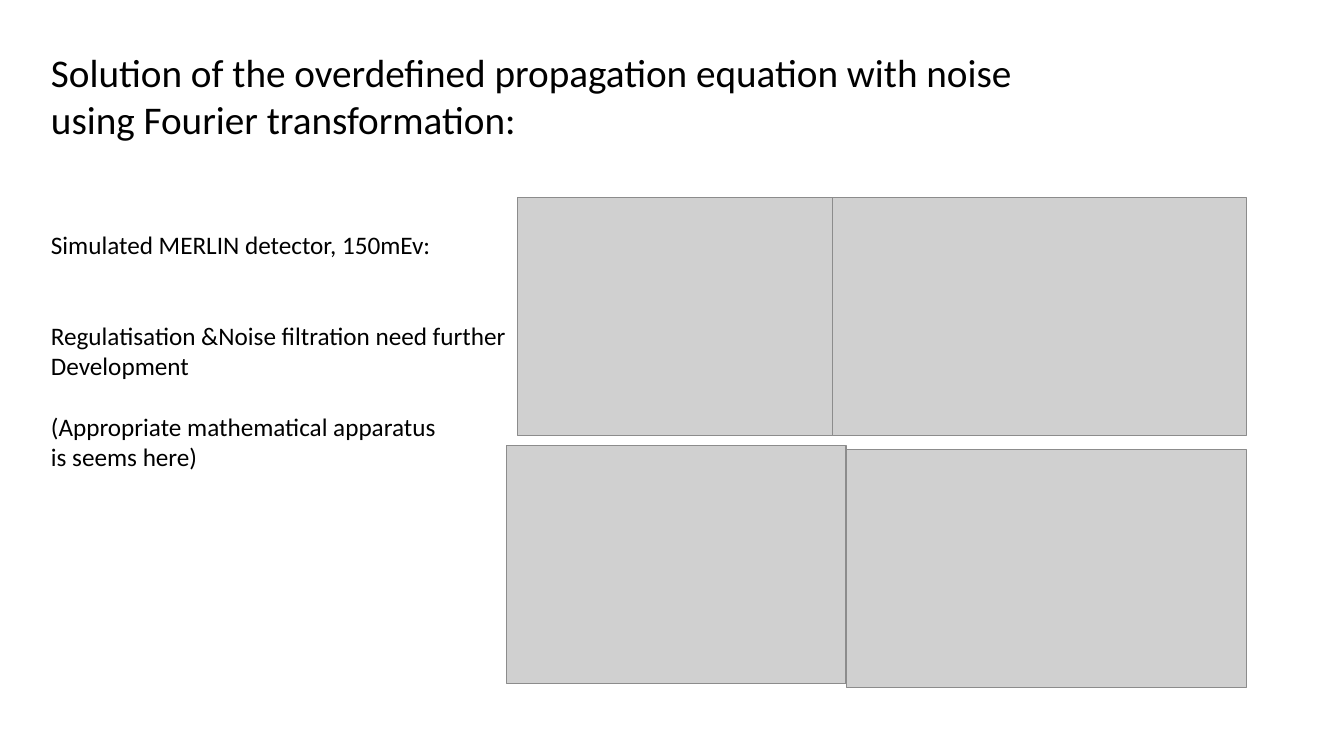
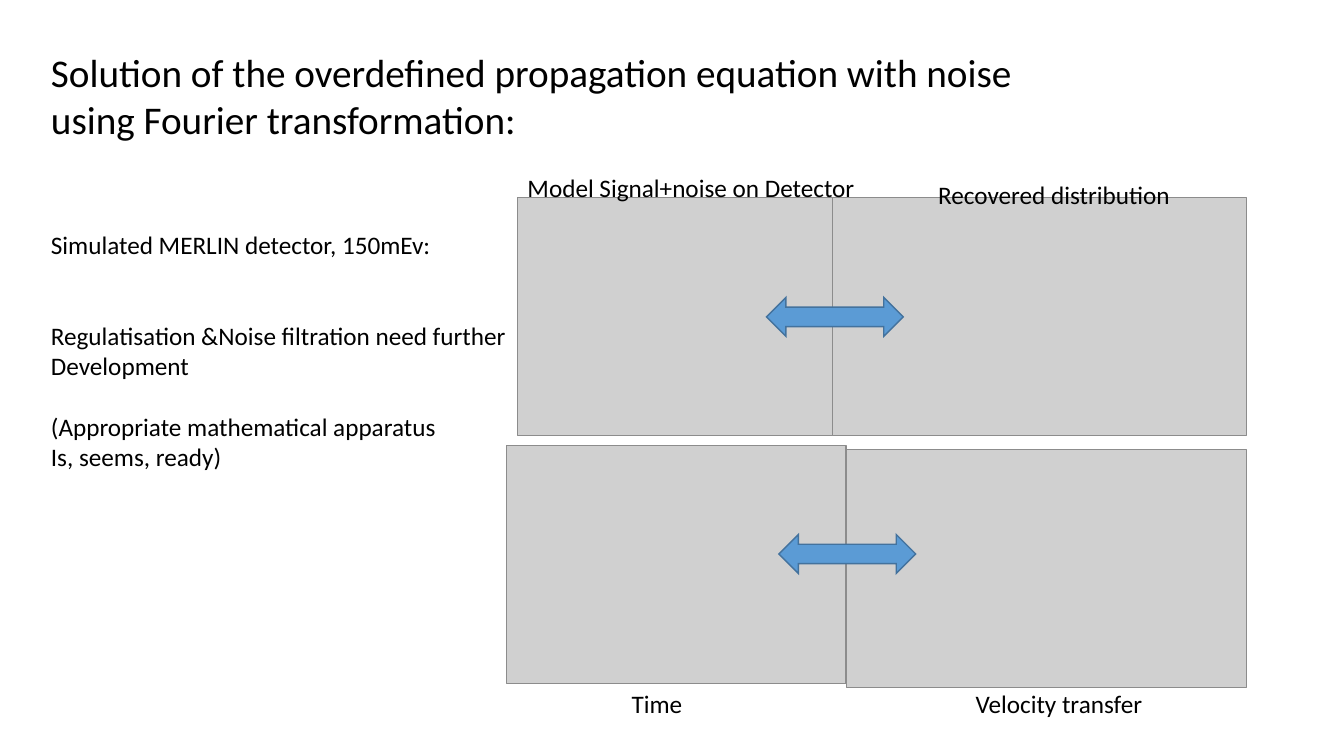
Before and after one commit to abuts/invert_resolution, a slide deck: slide 8 of doc/2020_SuperresolutionISIS.pptx. Drawn at 1344x756 pixels with LibreOffice and Linux fonts; fonts in the diff are those of the drawing; grey boxes stand for pictures. Boxes give left, top, right and bottom in pixels: in the first picture for what was removed or moved away, otherwise in the second. Text is boxed around its words. In the diff, an @@ line names an element or a change of style, - is before the commit and + after.

Commit message:
Slide for inelastic data reduction

```diff
--- a/doc/2020_SuperresolutionISIS.pptx
+++ b/doc/2020_SuperresolutionISIS.pptx
@@ text added at box(527, 179, 854, 203), 18 pt, text #000000 @@
+Model Signal+noise on Detector
@@ text added at box(938, 183, 1170, 204), 18 pt, text #000000 @@
+Recovered distribution
@@ left right arrow added at box(766, 297, 903, 337), fill #5B9BD5, outline #43739E 1 pt @@
@@ text at box(51, 448, 221, 470): text changed @@
-is seems here)
+Is, seems, ready)
@@ left right arrow added at box(779, 534, 917, 574), fill #5B9BD5, outline #43739E 1 pt @@
@@ text added at box(632, 695, 683, 713), 18 pt, text #000000 @@
+Time
@@ text added at box(976, 695, 1142, 717), 18 pt, text #000000 @@
+Velocity transfer
```
